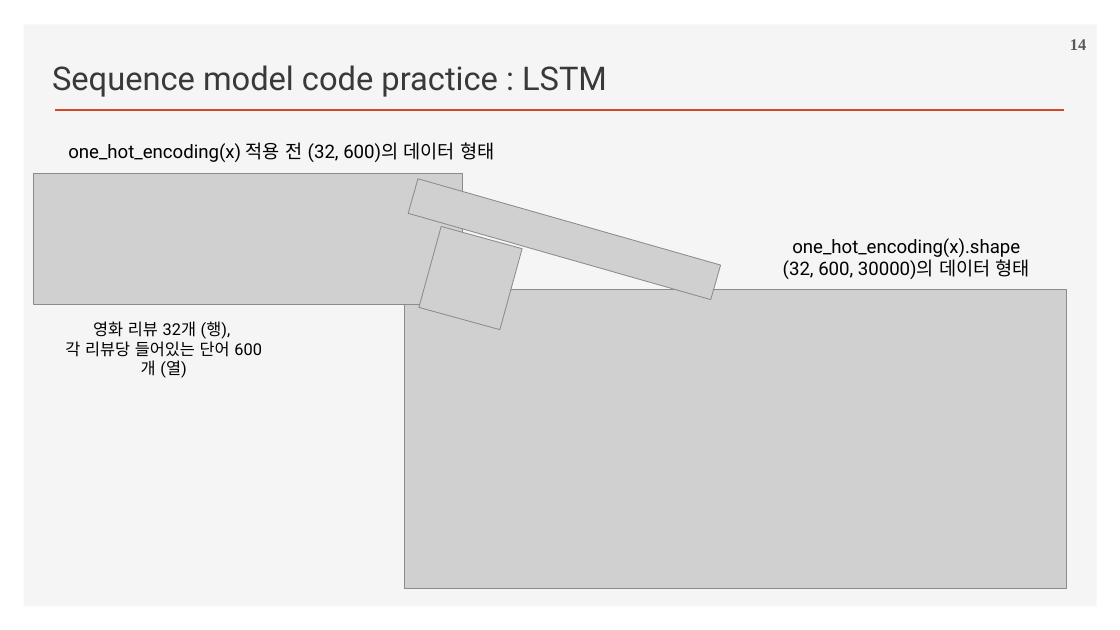
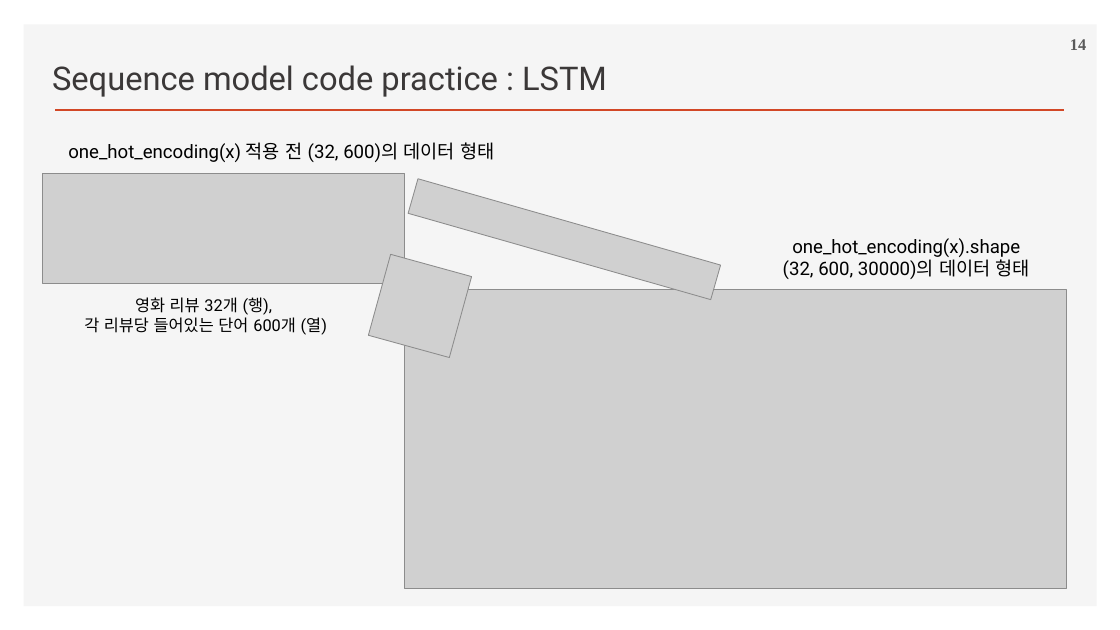
Before and after one commit to ancestor9/2026_Fall_Deep-Learning-with-Python, a slide deck: slide 14 of Chapter 14 Text classification.pptx. Drawn at 1120x630 pixels with LibreOffice and Linux fonts; fonts in the diff are those of the drawing; grey boxes stand for pictures; background and template pictures are left out. Boxes give left, top, right and bottom in pixels: in the first picture for what was removed or moved away, otherwise in the second. Text is boxed around its words. In the diff, an @@ line names an element or a change of style, - is before the commit and + after.

```diff
--- a/Chapter 14 Text classification.pptx
+++ b/Chapter 14 Text classification.pptx
@@ picture: place and size @@
-picture at (34, 174, 462, 304)
+picture at (43, 173, 405, 283)
@@ picture: place and size @@
-picture at (419, 226, 522, 330)
+picture at (368, 254, 472, 357)
@@ text "영화 리뷰 32개 (행)," rewrapped from (65, 321, 231, 378) to (84, 297, 327, 335) @@
```
Also in this commit, not shown: 5 other slides changed, 1 slide added, 4 slides removed.
